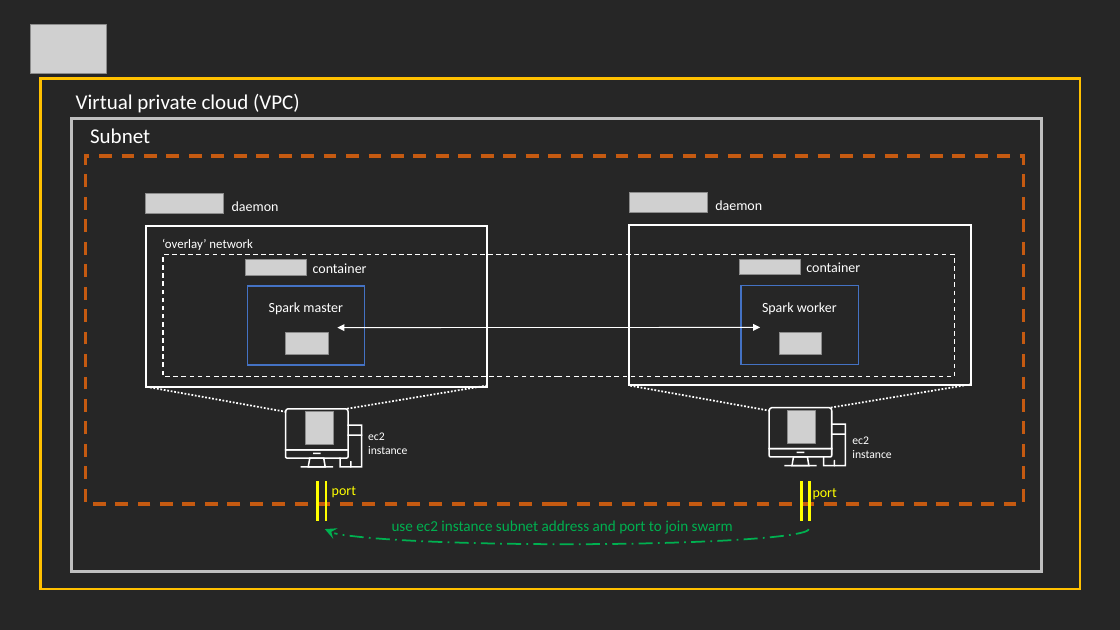
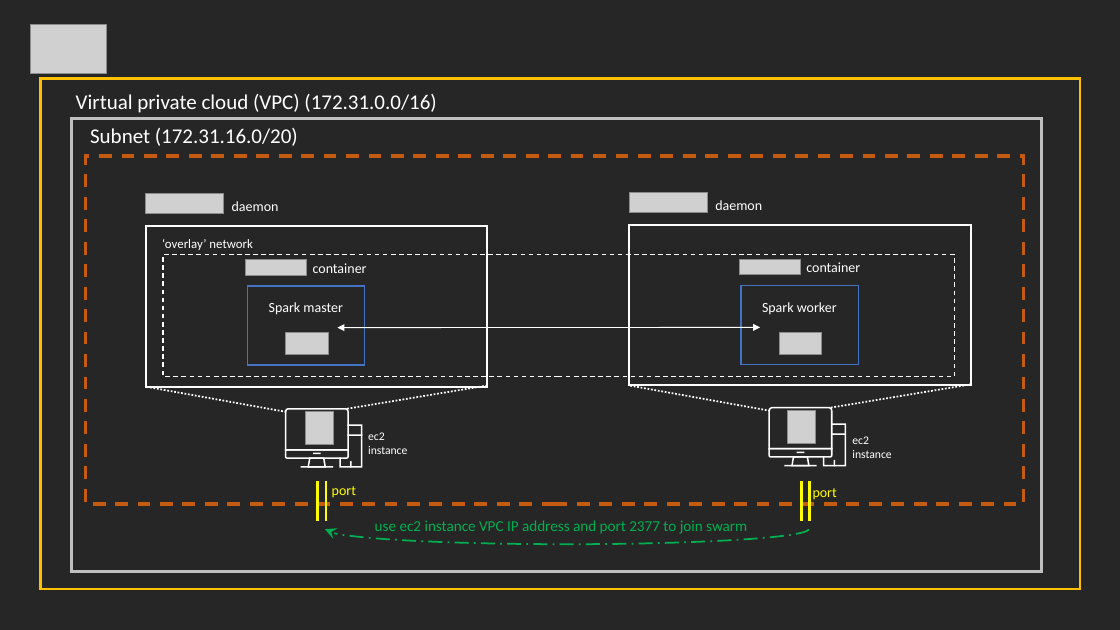
Before and after one commit to sdesilva26/docker-spark, a slide deck: slide 1 of images/docker_two_machine.pptx. Drawn at 1120x630 pixels with LibreOffice and Linux fonts; fonts in the diff are those of the drawing; grey boxes stand for pictures. Boxes give left, top, right and bottom in pixels: in the first picture for what was removed or moved away, otherwise in the second. Text is boxed around its words. In the diff, an @@ line names an element or a change of style, - is before the commit and + after.

Commit message:
Updated architecture diagrams with IP addresses of network and subnetwork

```diff
--- a/images/docker_two_machine.pptx
+++ b/images/docker_two_machine.pptx
@@ text at (x1=76, y1=94, x2=436, y2=113): text changed @@
-Virtual private cloud (VPC)
+Virtual private cloud (VPC) (172.31.0.0/16)
@@ text at (x1=90, y1=128, x2=298, y2=146): text changed @@
-Subnet
+Subnet (172.31.16.0/20)
@@ text at (x1=375, y1=520, x2=747, y2=534): text changed @@
-use ec2 instance subnet address and port to join swarm
+use ec2 instance VPC IP address and port 2377 to join swarm
```
Also in this commit, not shown: 4 other files.
